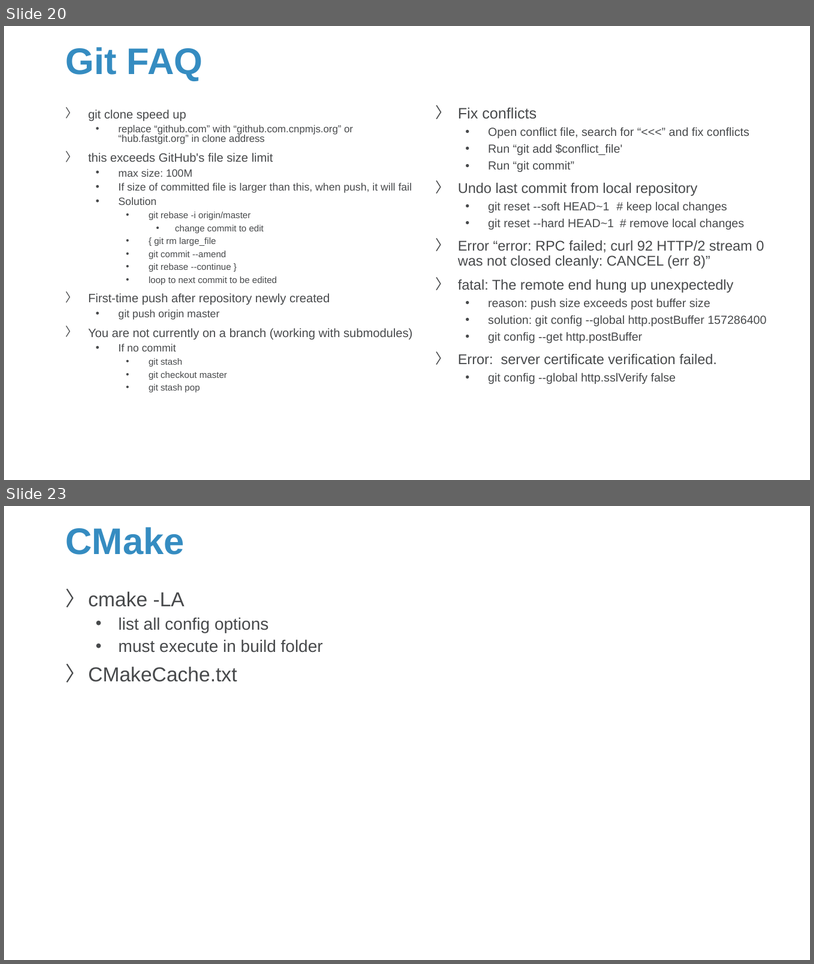
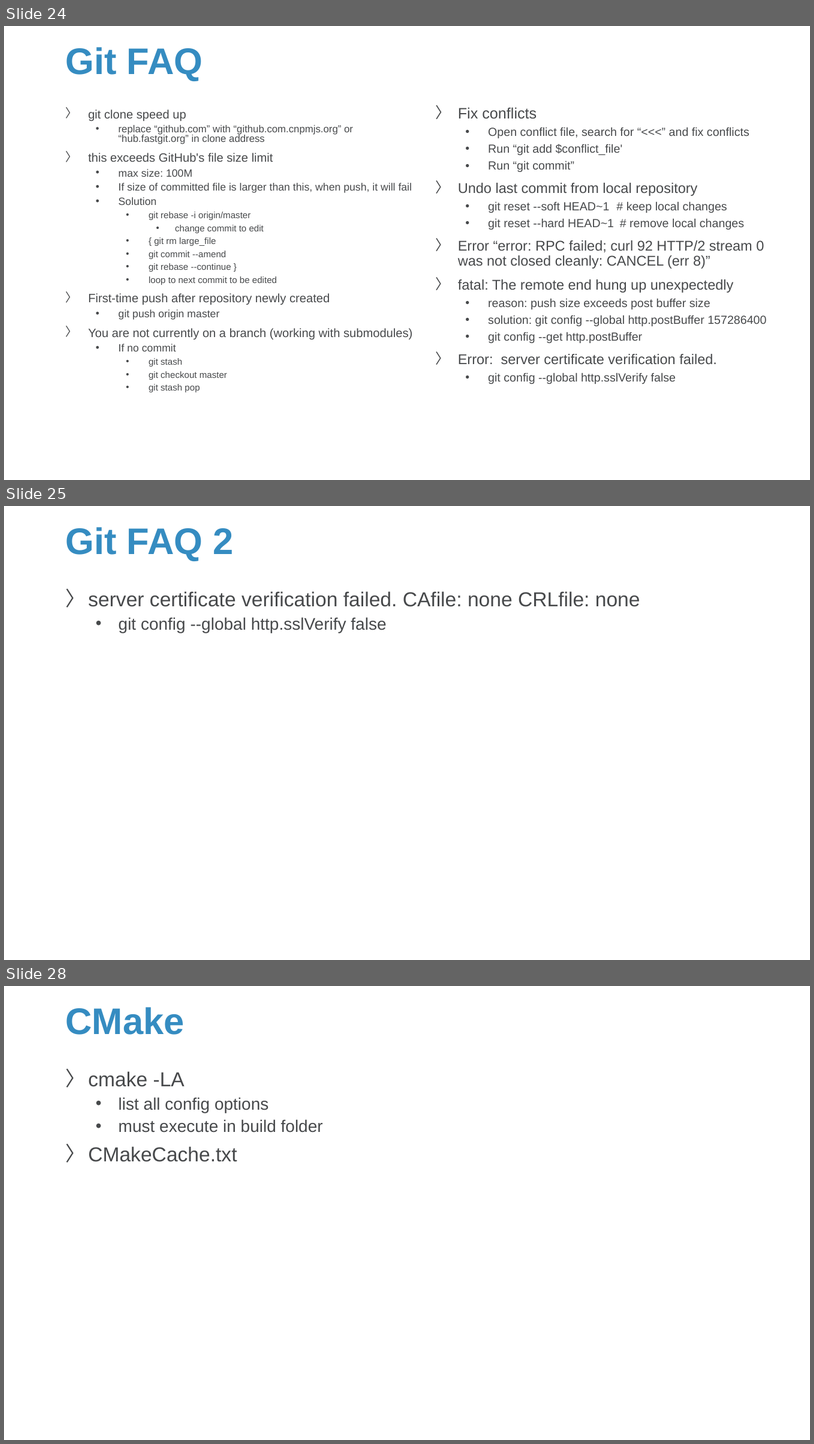
Before and after one commit to Sparks-Lu/TechNotes, a slide deck: Linux/Linux_Notes.pptx. Shown one above the other, each under a label of ours: slides 20 and 23 before the commit, slides 24, 25 and 28 after it; the slides between them are not shown. The pictures are 814x964 and 814x1444 pixels, drawn with LibreOffice and Linux fonts; fonts in the diff are those of the drawing; background and template pictures are left out. Boxes give left, top, right and bottom in pixels: in the first picture for what was removed or moved away, otherwise in the second. Text is boxed around its words. In the diff, an @@ line names an element or a change of style, - is before the commit and + after.

```diff
--- a/Linux/Linux_Notes.pptx
+++ b/Linux/Linux_Notes.pptx
@@ slide 25 added at [4,506,810,960], background picture (left out) @@
@@ title added at [65,527,234,561], 44 pt, text #358CC1, bold @@
+Git FAQ 2
@@ text added at [88,591,641,633], 24 pt, text #47494B @@
+〉 server certificate verification failed. CAfile: none CRLfile: none
+  • git config --global http.sslVerify false
@@ what was slide 20 is now slide 24 @@
@@ what was slide 23 is now slide 28 @@
```
Also in this commit, not shown: 6 slides changed, 9 other slides added, 1 other file.
